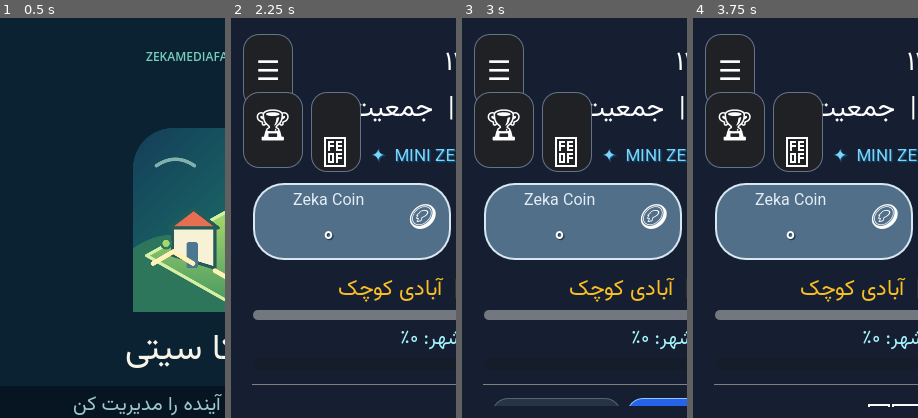
Above: before the commit, frames 1-4 (left to right).
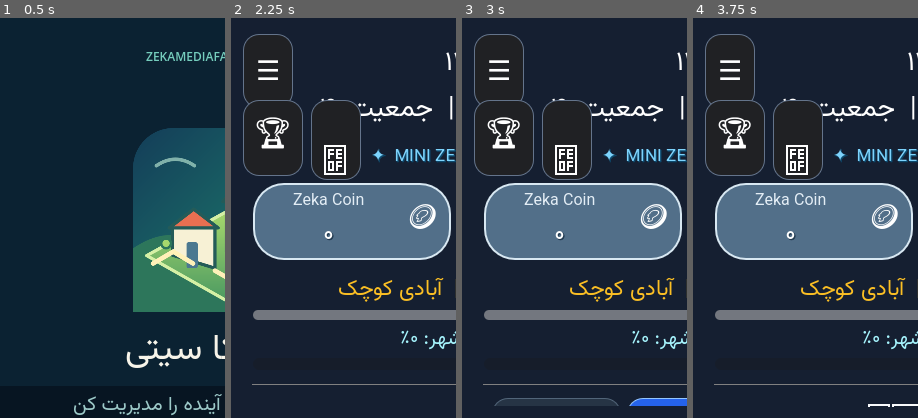
Above: after the commit, the same moments.

Repository: zekainstabot/mini-zeka-city
Game: Godot game, scene res://Main.tscn
The game is run twice, just before and just after one commit, with the same random seed, the same clock (stepped at 60 frames per second) and the same inputs.
Inputs (mouse positions are % of the whole screen's width and height, from its top left):
- Up to frame 1 (0.5 s): no input
- Up to frame 2 (2.25 s): click (50, 54) at 0.52 s; type "12" at 0.6 s; click "رفتن به مأموریت‌ها ←" at 1.25 s; click "🏗️ توسعه" at 2 s
- Up to frame 3 (3 s): click "🏆 دستاوردها" at 2.75 s
- Up to frame 4 (3.75 s): click "🏅 دستاوردها" at 3.5 s
The pictures show only the part of the screen within x 0-50%, y 0-50%; the shares and areas given below are measured in that part.

Frame 1 is identical in both runs. In frame 2, 2.1% of the frame differs, in the area x 5-58%, y 18-41%; in frame 3, 2.1%; in frame 4, 2.1%.

Commit message:
Prevent overlap between My City top shortcuts

Diff:
--- a/scripts/Main.gd
+++ b/scripts/Main.gd
@@ -920,10 +920,10 @@
 		menu_button.position = Vector2(left_x, top_y)
 		_apply_font(menu_button, 22 if narrow else 25)
 	if ranking_button != null and is_instance_valid(ranking_button):
-		ranking_button.position = Vector2(left_x, top_y + button_size.y + gap)
+		ranking_button.position = Vector2(left_x, top_y + button_size.y + gap + 8.0)
 		_apply_font(ranking_button, 27 if narrow else 31)
 	if daily_reward_button != null and is_instance_valid(daily_reward_button):
-		daily_reward_button.position = Vector2(left_x + ranking_button_size.x + gap, top_y + button_size.y + gap)
+		daily_reward_button.position = Vector2(left_x + ranking_button_size.x + gap, top_y + button_size.y + gap + 8.0)
 		_apply_font(daily_reward_button, 23 if narrow else 27)
 
 	# Second row: keep the worker/construction button at the far right,
